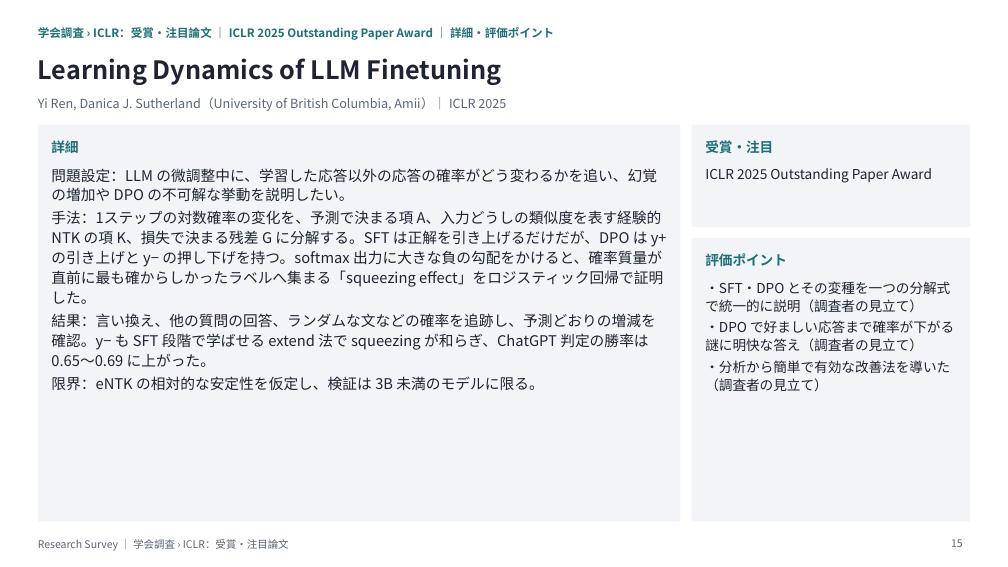
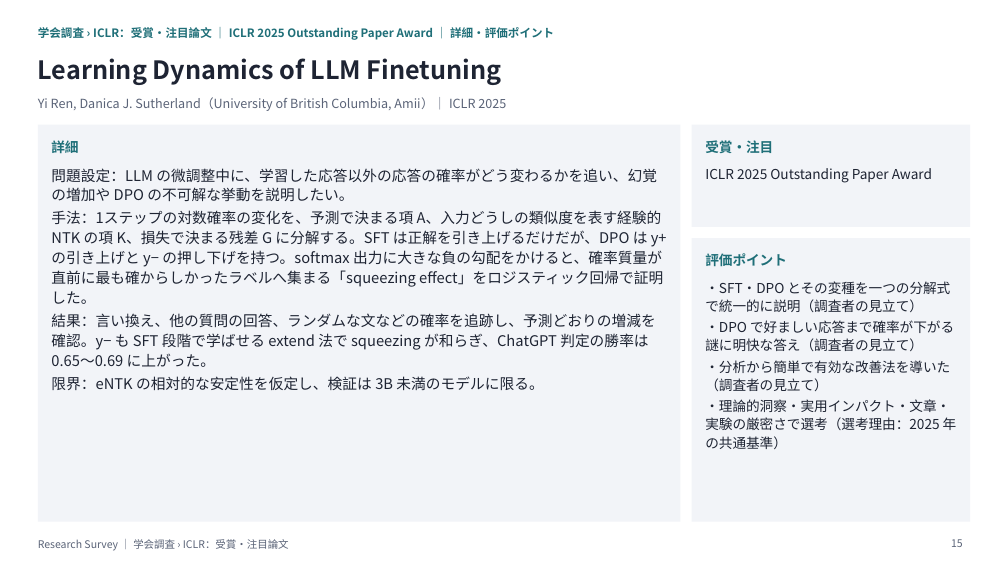
Before and after one commit to create-alt/researches, a slide deck: slide 15 of iclr/iclr.pptx. Drawn at 1008x567 pixels with LibreOffice and Linux fonts; fonts in the diff are those of the drawing. Boxes give left, top, right and bottom in pixels: in the first picture for what was removed or moved away, otherwise in the second. Text is boxed around its words. In the diff, an @@ line names an element or a change of style, - is before the commit and + after.

```diff
--- a/iclr/iclr.pptx
+++ b/iclr/iclr.pptx
@@ text at bbox=[705, 399, 957, 449]: paragraph added @@
+・理論的洞察・実用インパクト・文章・実験の厳密さで選考（選考理由：2025 年の共通基準）
```
Also in this commit, not shown: 19 other slides changed, 8 slides added, 27 other files.
